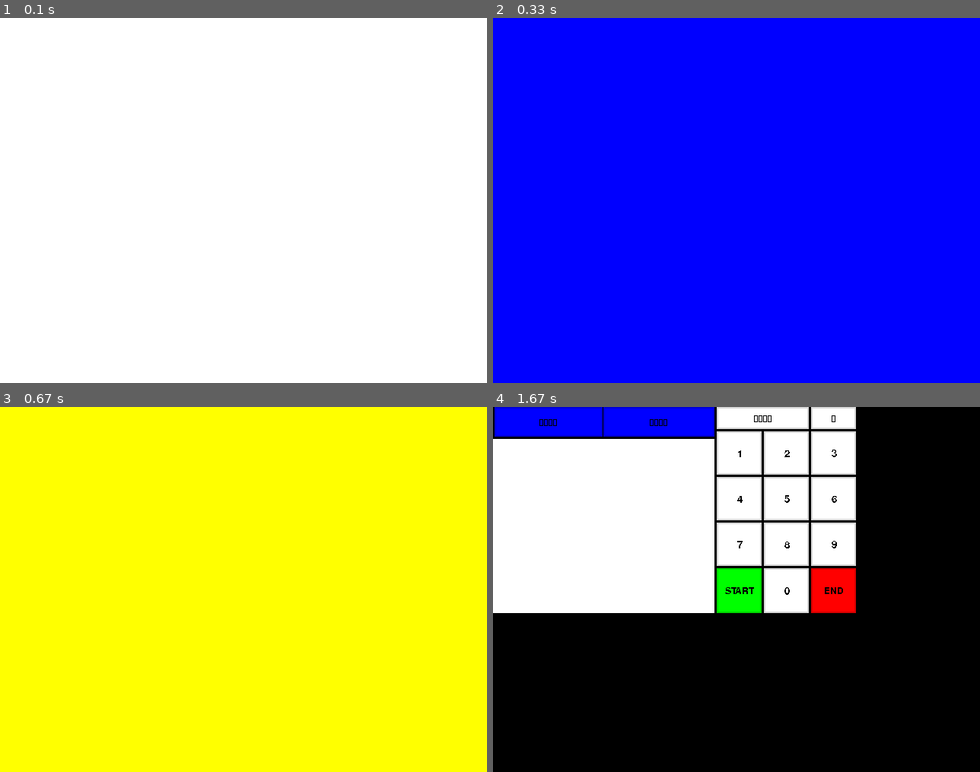
Above: before the commit, frames 1-4 (two rows, left to right).
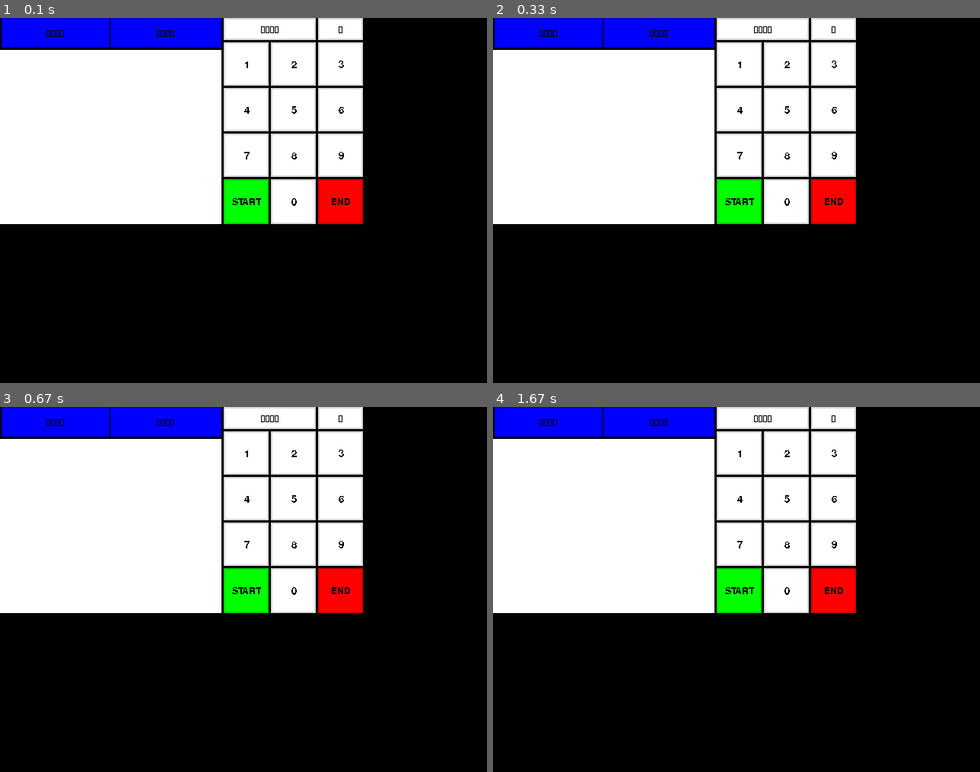
Above: after the commit, the same moments.

Repository: Jyny/gas_gun
Game: pygame game, started from gas_gun.py
Two runs of this game, one before a commit and one after it. Both use one fixed random seed, a clock stepped at 60 frames per second and the inputs below.
Inputs:
- Up to frame 1 (0.1 s): no input
- Up to frame 2 (0.33 s): no input
- Up to frame 3 (0.67 s): no input
- Up to frame 4 (1.67 s): no input

The runs differ from the first frame. In frame 1, 68% of the frame differs, in the area x 0-100%, y 0-100%; in frame 2, 97%; in frame 3, 100%; in frame 4, nothing differs.

Commit message:
add comment

Diff:
--- a/gas_gun.py
+++ b/gas_gun.py
@@ -455,7 +455,9 @@
 
 					# resolution 0-479 0-271
 screen = pygame.display.set_mode([640, 480])
-screen_test(0.1)
+
+# init tests
+#screen_test(0.1)
 #calibration_touch()
 
 # init buttons
